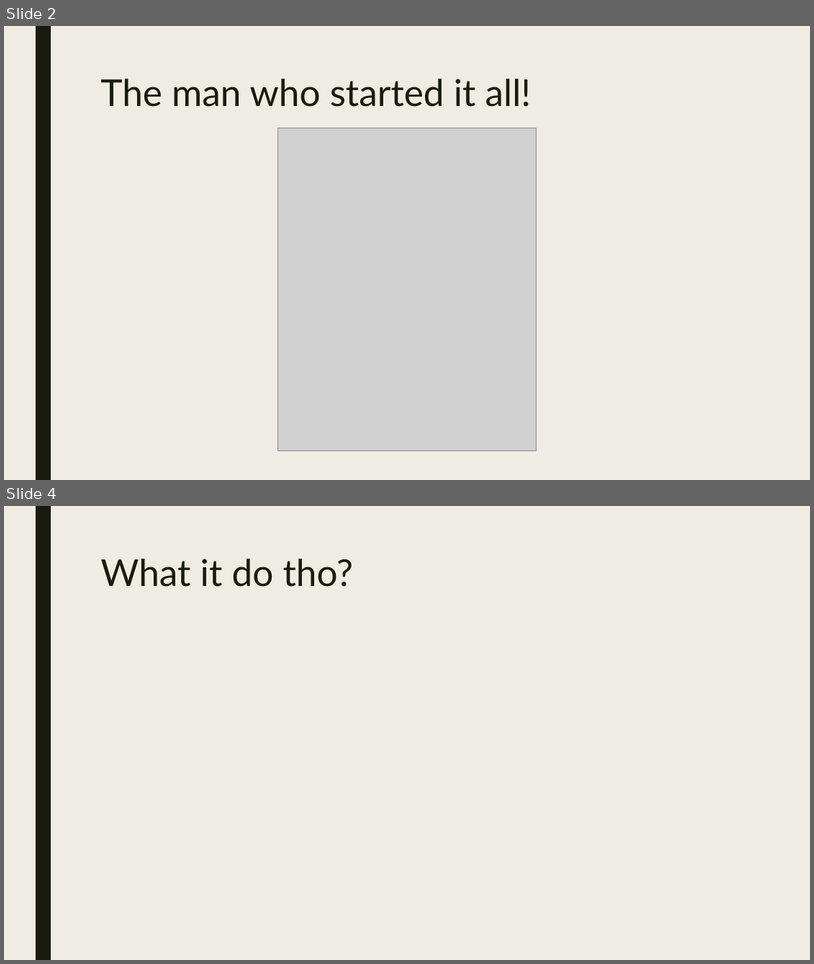
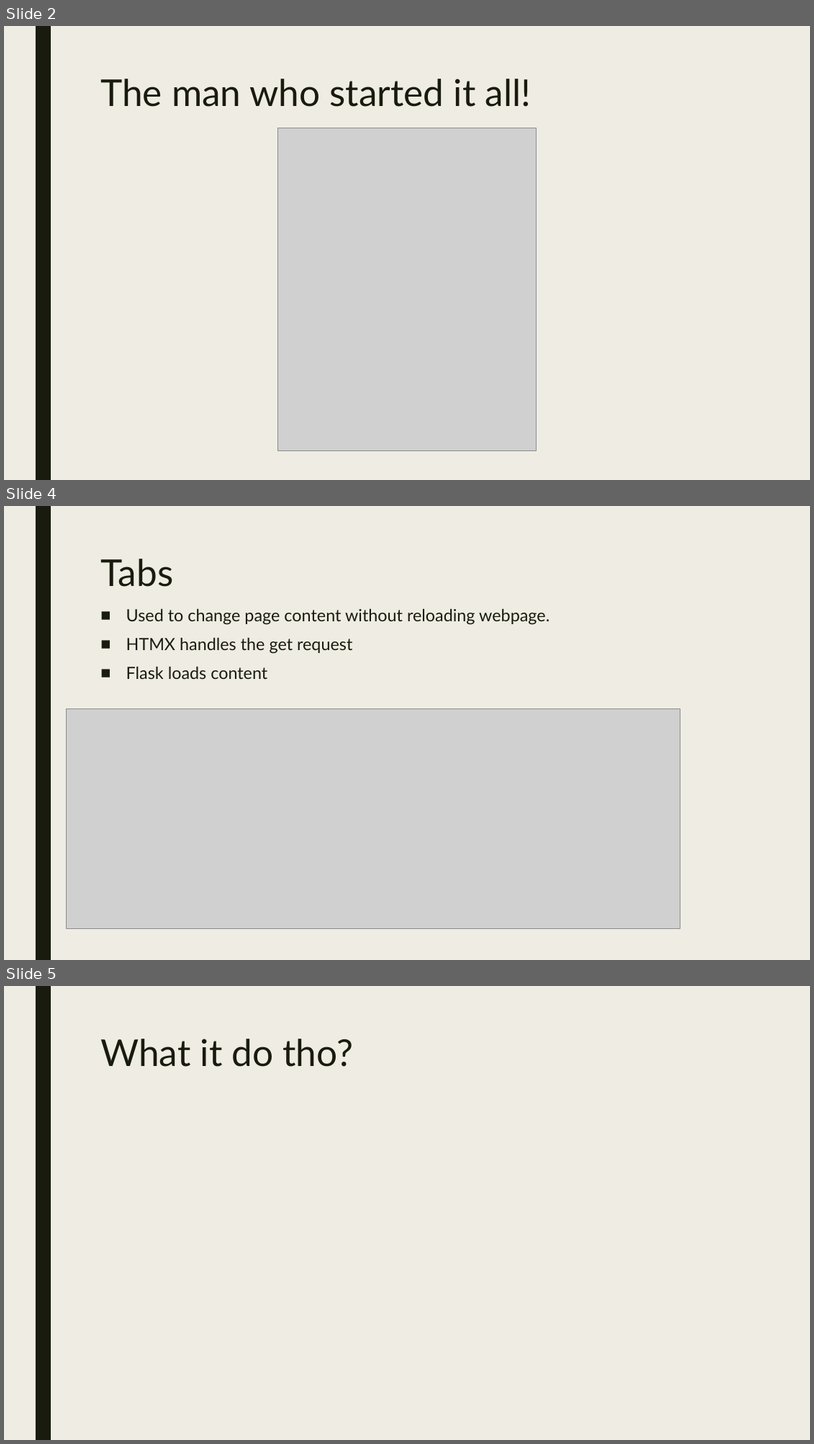
Before and after one commit to jtann5/HTMX, a slide deck: Presentation/HTMX.pptx. Shown one above the other, each under a label of ours: slides 2 and 4 before the commit, slides 2, 4 and 5 after it; the slides between them are not shown. The pictures are 814x964 and 814x1444 pixels, drawn with LibreOffice and Linux fonts; fonts in the diff are those of the drawing; grey boxes stand for pictures. Boxes give left, top, right and bottom in pixels: in the first picture for what was removed or moved away, otherwise in the second. Text is boxed around its words. In the diff, an @@ line names an element or a change of style, - is before the commit and + after.

Commit message:
added styling to tabs and pptx

```diff
--- a/Presentation/HTMX.pptx
+++ b/Presentation/HTMX.pptx
@@ slide 4 added at box(4, 506, 810, 960), background #EFEDE3; not listed: 1 template element that a slide beside it also shows @@
@@ title added at box(100, 559, 173, 587), 44 pt, text #191B0E @@
+Tabs
@@ text added at box(126, 608, 550, 679), 20 pt, text #191B0E @@
+■ Used to change page content without reloading webpage.
+■ HTMX handles the get request
+■ Flask loads content
@@ picture added at box(67, 708, 680, 928) @@
@@ what was slide 4 is now slide 5 @@
```
Also in this commit, not shown: 1 slide changed, 2 other files.
